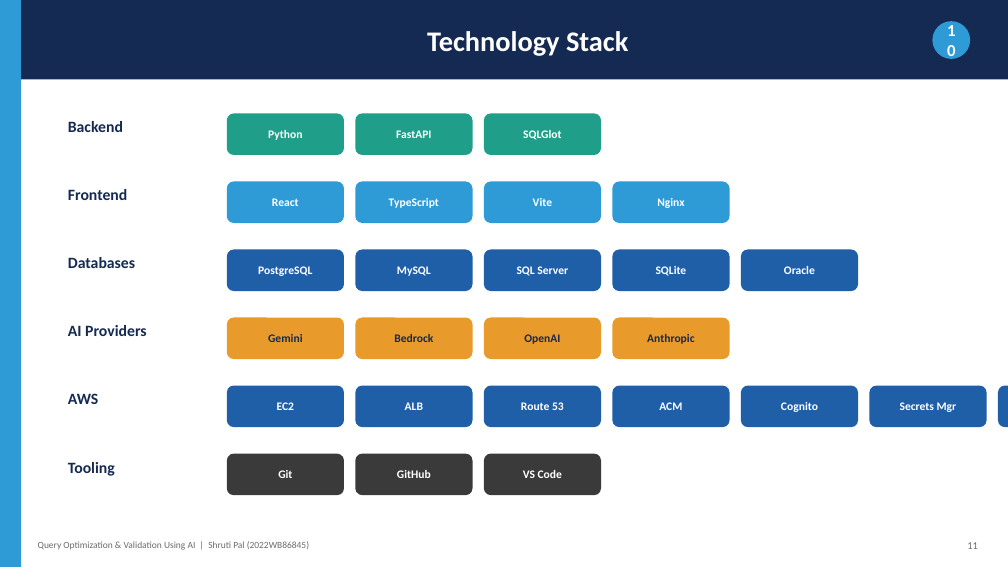
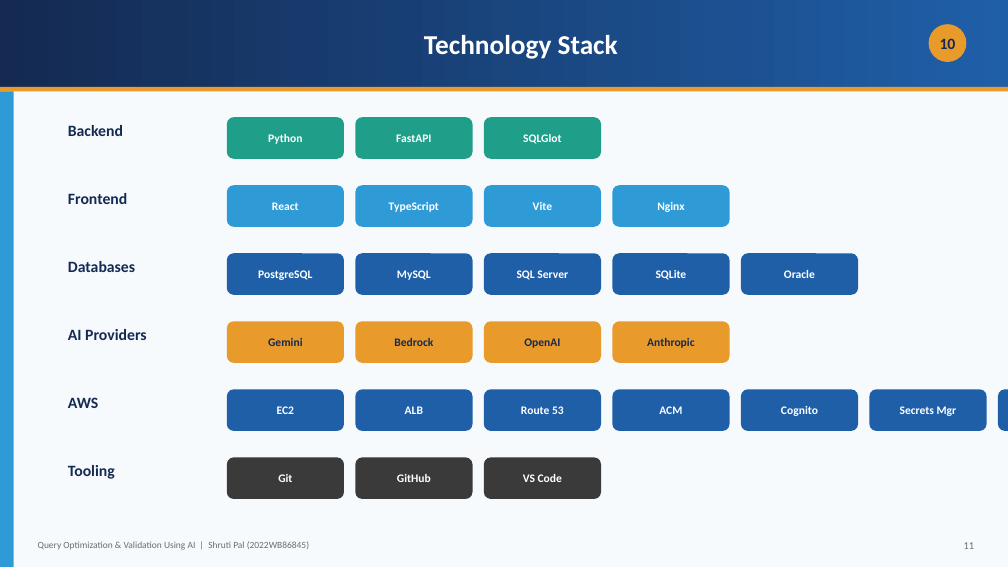
Before and after one commit to shreyanshx/AI-Query-Analyser-Validator, a slide deck: slide 12 of 2022wb86845 Dissertation Presentation.pptx. Drawn at 1008x567 pixels with LibreOffice and Linux fonts; fonts in the diff are those of the drawing. Boxes give left, top, right and bottom in pixels: in the first picture for what was removed or moved away, otherwise in the second. Text is boxed around its words. In the diff, an @@ line names an element or a change of style, - is before the commit and + after.

Commit message:
docs: redesign deck with gradient theme + image-based architecture/data-flow diagrams
Replace flat solid-colour slides with a gradient/layered theme and varied layouts. Architecture and data-flow diagrams are now rendered PNG images (embedded, not pptx shapes), with editable draw.io (.drawio) sources in assets/.

```diff
--- a/2022wb86845 Dissertation Presentation.pptx
+++ b/2022wb86845 Dissertation Presentation.pptx
@@ rectangle "Technology Stack": place and size @@
-rectangle "Technology Stack" at box(21, 0, 1008, 79)
+rectangle "Technology Stack" at box(0, 0, 1008, 87)
@@ rectangle "Technology Stack" at box(0, 0, 1008, 87): size 27 to 26 pt; fill #142A52 to gradient #142A52 to #1F5FA8 @@
@@ rectangle added at box(0, 0, 1008, 567), fill #F7FAFD @@
@@ ellipse "10": place and size @@
-ellipse "10" at box(932, 21, 970, 59)
+ellipse "10" at box(929, 24, 966, 62)
@@ ellipse "10" at box(929, 24, 966, 62): size 16 to 15 pt, text colour #FFFFFF to #142A52; fill #2E9BD6 to #E89A2B @@
@@ rectangle added at box(0, 87, 1008, 91), fill #E89A2B @@
@@ rectangle: place and size @@
-rectangle at box(0, 0, 21, 567)
+rectangle at box(0, 91, 14, 567)
@@ 26 rounded rectangles, 5 texts: place and size @@
-26 rounded rectangles, 5 texts at box(68, 113, 1008, 495)
+26 rounded rectangles, 5 texts at box(68, 117, 1008, 499)
```
Also in this commit, not shown: 13 other slides changed, 4 other files.
